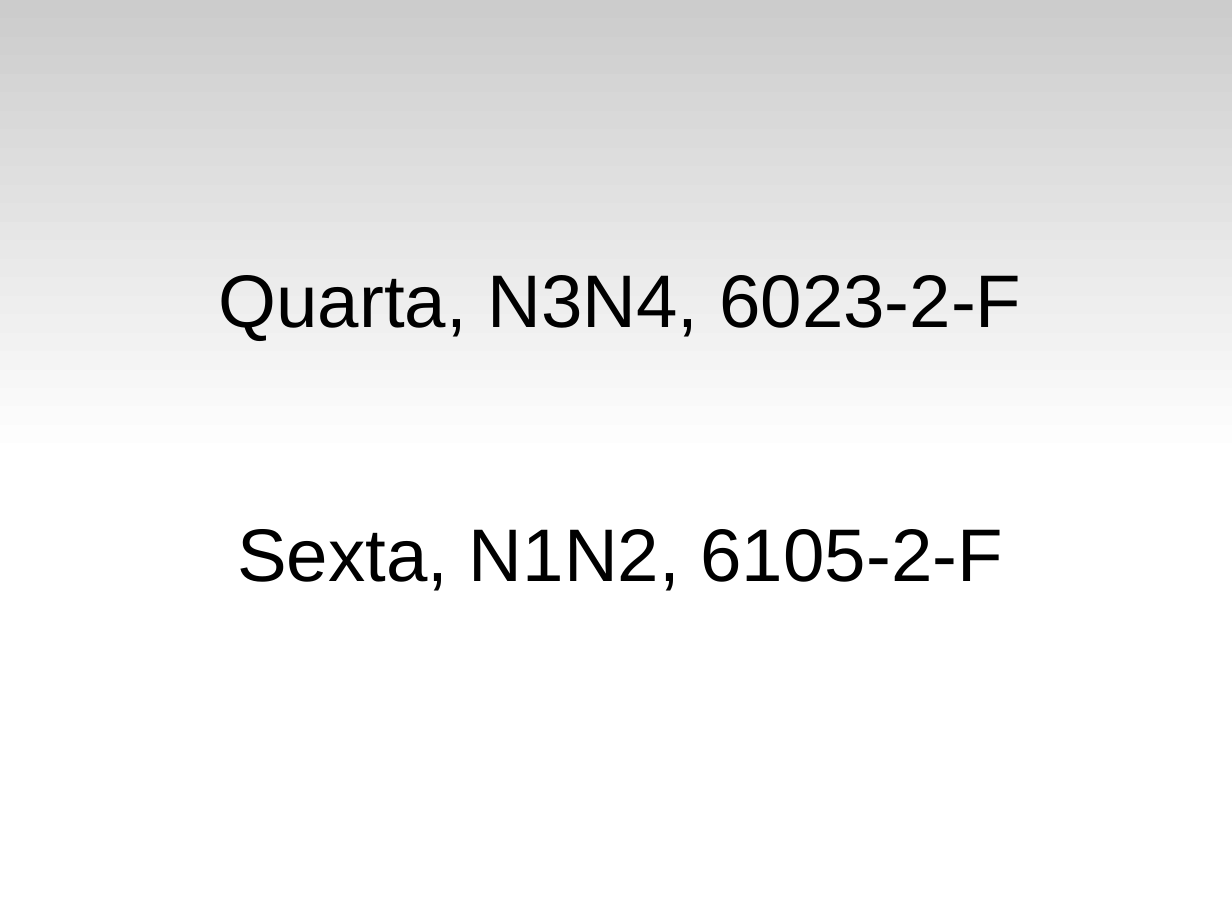
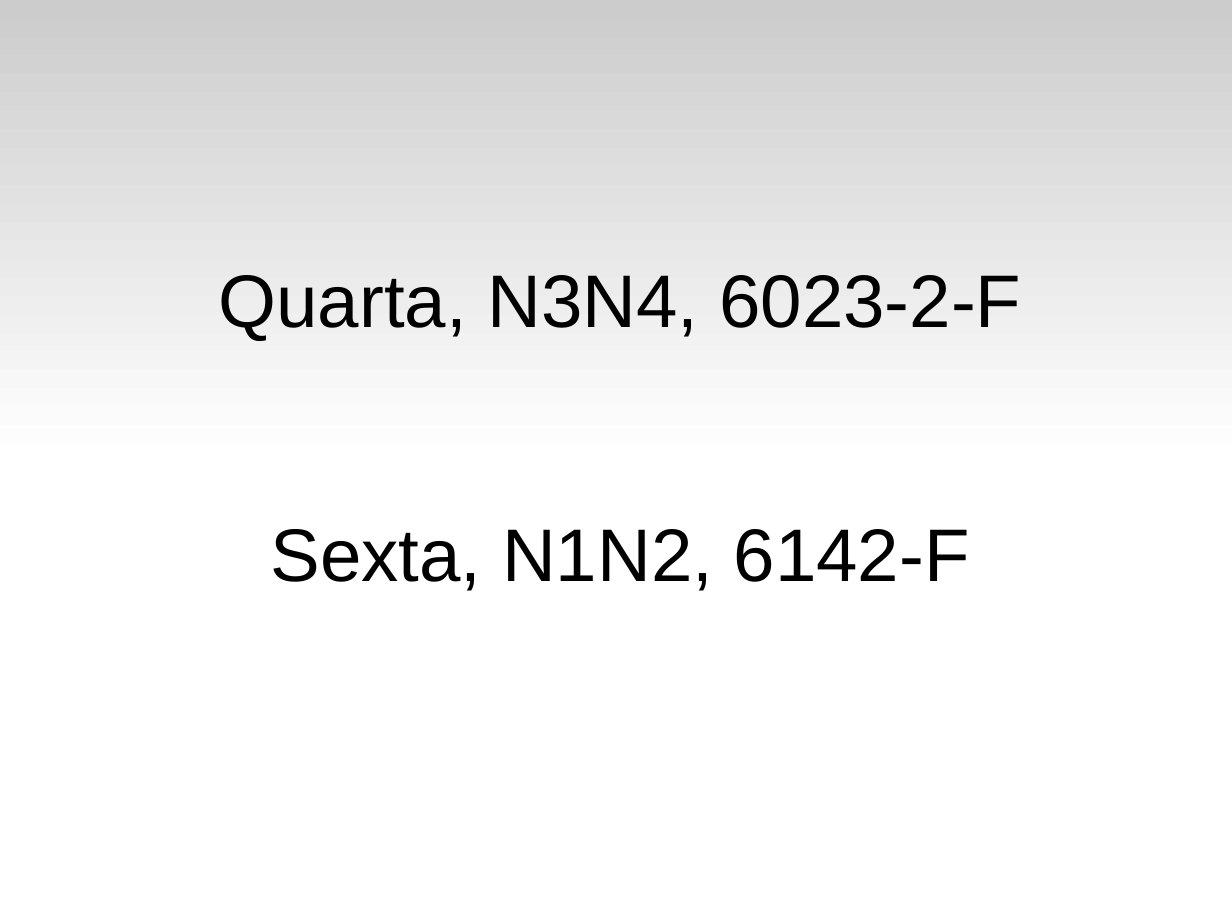
Before and after one commit to fsantanna-uerj/EDL, a slide deck: slide 2 of slides/edl-00.odp. Drawn at 1232x924 pixels with LibreOffice and Linux fonts; fonts in the diff are those of the drawing. Boxes give left, top, right and bottom in pixels: in the first picture for what was removed or moved away, otherwise in the second. Text is boxed around its words. In the diff, an @@ line names an element or a change of style, - is before the commit and + after.

```diff
--- a/slides/edl-00.odp
+++ b/slides/edl-00.odp
@@ subtitle at (270, 529, 970, 591): text changed @@
-Sexta, N1N2, 6105-2-F
+Sexta, N1N2, 6142-F
```
Also in this commit, not shown: 1 other slide changed, 1 other file.
